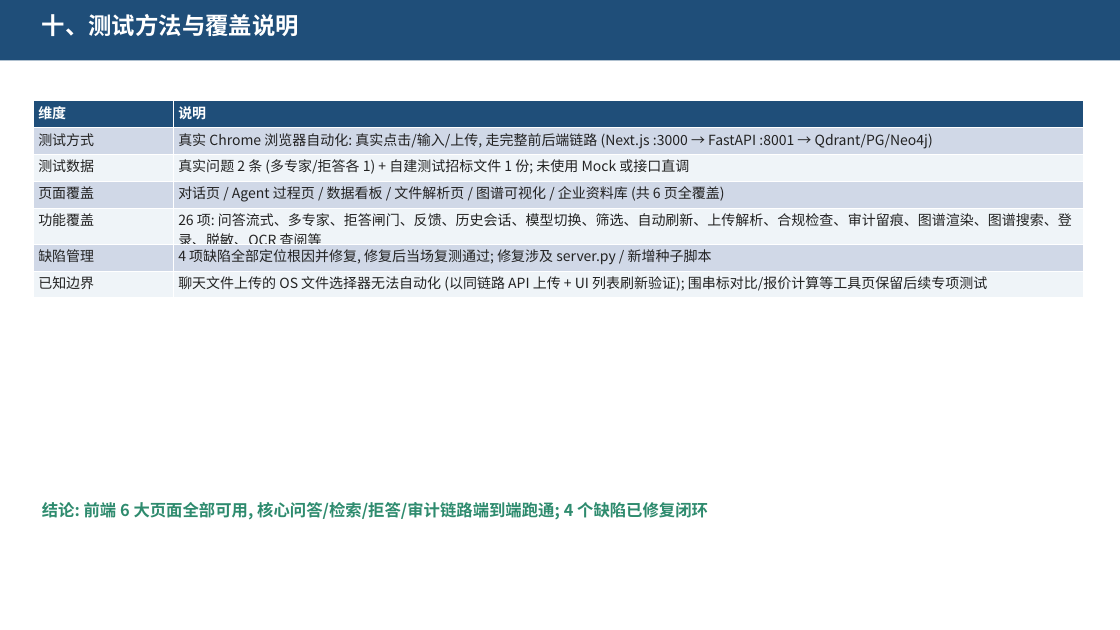
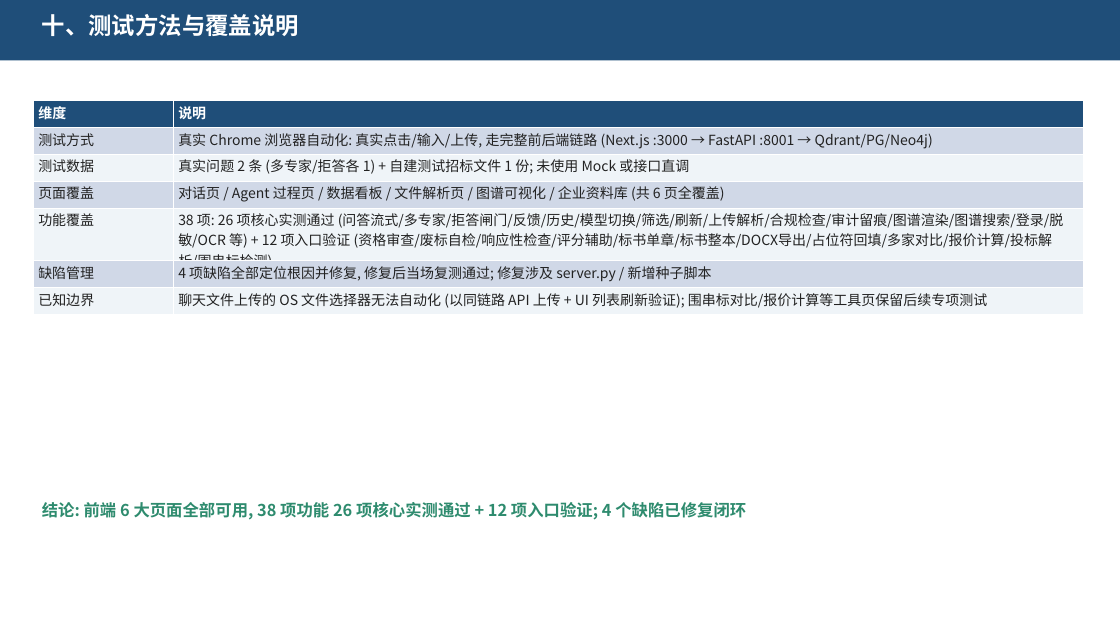
Before and after one commit to wuyang-vs/Bidding_QA_Chatbot, a slide deck: slide 14 of 前端功能测试报告.pptx (slide 11 before the commit). Drawn at 1120x630 pixels with LibreOffice and Linux fonts; fonts in the diff are those of the drawing. Boxes give left, top, right and bottom in pixels: in the first picture for what was removed or moved away, otherwise in the second. Text is boxed around its words. In the diff, an @@ line names an element or a change of style, - is before the commit and + after.

```diff
--- a/前端功能测试报告.pptx
+++ b/前端功能测试报告.pptx
@@ table at (34,101,1084,312) @@
-row 5, column 2: 26 项: 问答流式、多专家、拒答闸门、反馈、历史会话、模型切换、筛选、自动刷新、上传解析、合规检查、审计留痕、图谱渲染、图谱搜索、登录、脱敏、OCR 查阅等
+row 5, column 2: 38 项: 26 项核心实测通过 (问答流式/多专家/拒答闸门/反馈/历史/模型切换/筛选/刷新/上传解析/合规检查/审计留痕/图谱渲染/图谱搜索/登录/脱敏/OCR 等) + 12 项入口验证 (资格审查/废标自检/响应性检查/评分辅助/标书单章/标书整本/DOCX导出/占位符回填/多家对比/报价计算/投标解析/围串标检测)
@@ text at (42,502,746,520): text changed @@
-结论: 前端 6 大页面全部可用, 核心问答/检索/拒答/审计链路端到端跑通; 4 个缺陷已修复闭环
+结论: 前端 6 大页面全部可用, 38 项功能 26 项核心实测通过 + 12 项入口验证; 4 个缺陷已修复闭环
```
Also in this commit, not shown: 3 other slides changed, 3 slides added, 1 other file.
